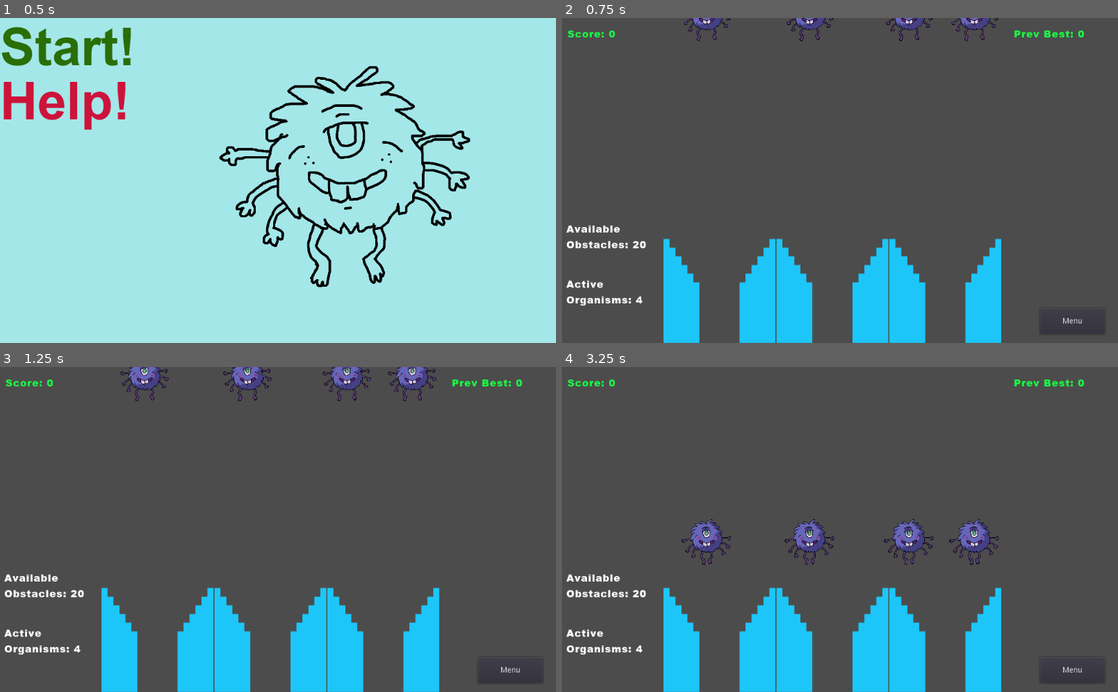
Above: before the commit, frames 1-4 (two rows, left to right).
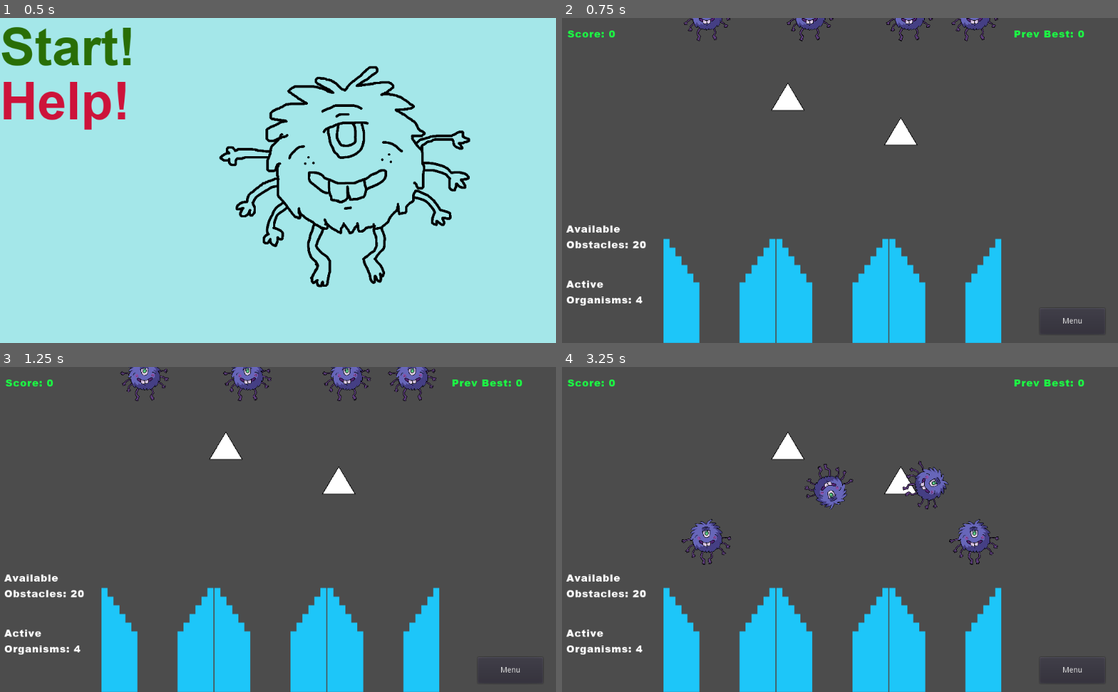
Above: after the commit, the same moments.

Repository: TreyDettmer/UP-Game-Jam-22
Game: Godot game, scene res://Scenes/MainMenu.tscn
The game is run twice, just before and just after one commit, with the same random seed, the same clock (stepped at 60 frames per second) and the same inputs.
Inputs (mouse positions are in pixels of both pictures, inside the frame that each line leads up to):
- Up to frame 1 (0.5 s): no input
- Up to frame 2 (0.75 s): click "Start!" at 0.5 s
- Up to frame 3 (1.25 s): no input
- Up to frame 4 (3.25 s): move the mouse to (962, 513) at 1.27 s; click (962, 513) at 1.35 s; drag from (728, 545) to (828, 688) at 2.02 s; move the mouse to (895, 458) at 2.77 s; click (895, 458) at 2.85 s

Frame 1 is identical in both runs. In frame 2, 0.5% of the frame differs, in the area x 37-64%, y 19-40%; in frame 3, 0.5%; in frame 4, 2.7%, in the area x 37-70%, y 19-61%.

Commit message:
Changed the game over screen a tad

Diff:
--- a/Project/Scenes/Main.tscn
+++ b/Project/Scenes/Main.tscn
@@ -1,11 +1,18 @@
-[gd_scene load_steps=4 format=2]
+[gd_scene load_steps=5 format=2]
 
 [ext_resource path="res://Scripts/Main.gd" type="Script" id=1]
 [ext_resource path="res://Scenes/ScoreBucket.tscn" type="PackedScene" id=2]
+[ext_resource path="res://Scenes/Obstacle.tscn" type="PackedScene" id=3]
 [ext_resource path="res://Scenes/MenuLayer.tscn" type="PackedScene" id=6]
 
 [node name="Main" type="Node2D"]
 script = ExtResource( 1 )
+
+[node name="Obstacle2" parent="." instance=ExtResource( 3 )]
+position = Vector2( 624, 232 )
+
+[node name="Obstacle" parent="." instance=ExtResource( 3 )]
+position = Vector2( 416, 168 )
 
 [node name="MenuLayer" parent="." instance=ExtResource( 6 )]
 
--- a/Project/Scenes/MenuLayer.tscn
+++ b/Project/Scenes/MenuLayer.tscn
@@ -60,15 +60,24 @@
 
 [node name="OptionsMenu" parent="." instance=ExtResource( 2 )]
 
+[node name="GameOverRect" type="ColorRect" parent="."]
+visible = false
+anchor_right = 1.0
+anchor_bottom = 1.0
+margin_left = 320.0
+margin_right = -256.0
+color = Color( 0.054902, 0, 1, 1 )
+
 [node name="GameOverMenu" type="GridContainer" parent="."]
 visible = false
 anchor_left = 0.5
 anchor_right = 0.5
 anchor_bottom = 1.0
-margin_left = -64.0
-margin_top = 128.0
-margin_right = 128.0
-margin_bottom = -216.0
+margin_left = -160.0
+margin_top = 40.0
+margin_right = 32.0
+margin_bottom = -304.0
+rect_scale = Vector2( 2, 2 )
 columns = 3
 
 [node name="placeholder" type="Label" parent="GameOverMenu"]
--- a/Project/Scripts/Main.gd
+++ b/Project/Scripts/Main.gd
@@ -18,6 +18,8 @@
 
 onready var organism = preload("res://Scenes/Organism.tscn")
 var orgs = [] #array for loading total organisms
+
+onready var obstacle = preload("res://Scenes/Obstacle.tscn")
 
 onready var MenuLayer = get_node("MenuLayer")
 # array of all organisms that could possibly be in the level
--- a/Project/Scripts/MainMenu.gd
+++ b/Project/Scripts/MainMenu.gd
@@ -1,9 +1,5 @@
 extends Control
 
-
-# Declare member variables here. Examples:
-# var a = 2
-# var b = "text"
 
 
 # Called when the node enters the scene tree for the first time.
--- a/Project/Scripts/MenuLayer.gd
+++ b/Project/Scripts/MenuLayer.gd
@@ -10,6 +10,7 @@
 
 func _ready():
 	$GameOverMenu.hide()
+	$GameOverRect.hide()
 
 
 func _on_Main_updateScore(newScore):
@@ -27,6 +28,7 @@
 
 func endGame():
 	$GameOverMenu.show()
+	$GameOverRect.show()
 	gameOverScore.set_text("Score: " + str(score))
 
 func _on_QuitButton_pressed():
--- a/Project/Scripts/ScoreBucket.gd
+++ b/Project/Scripts/ScoreBucket.gd
@@ -15,5 +15,3 @@
 		emit_signal("organism_scored")
 		$ConfettiAnimation.show()
 		$ConfettiAnimation.play("default")
-		print($ConfettiAnimation.playing)
-		print($ConfettiAnimation.frame)
